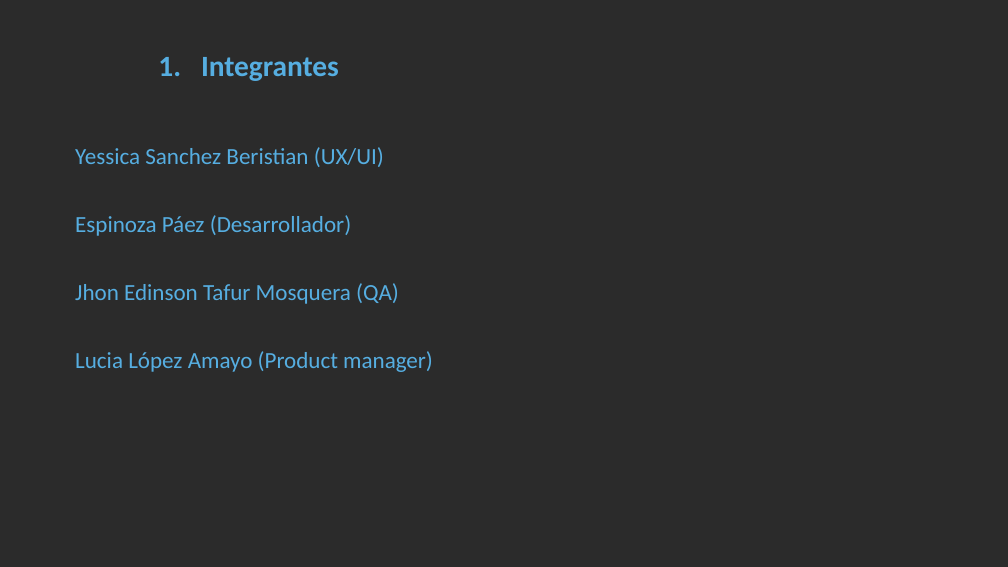
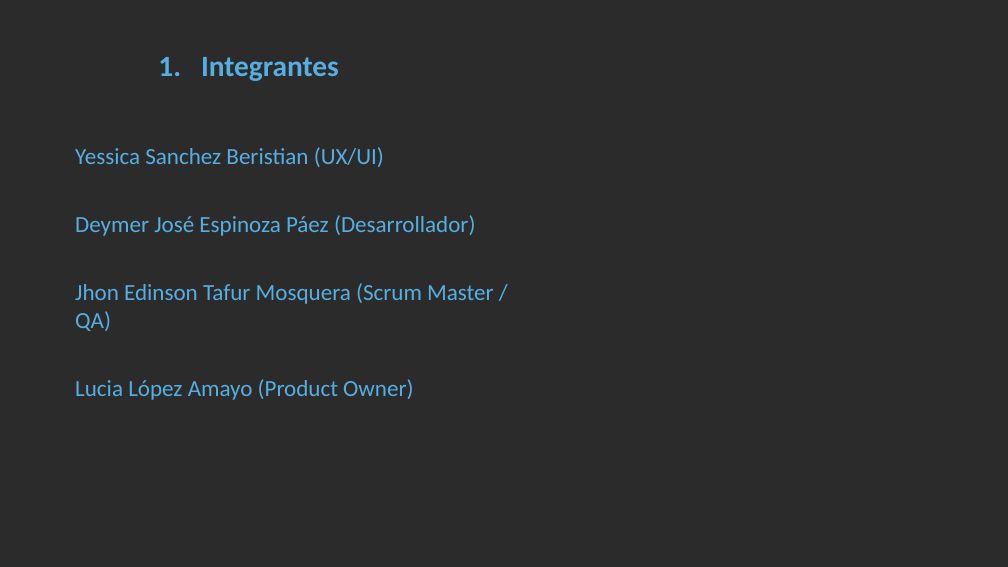
Before and after one commit to Djespinosa/TifStore, a slide deck: slide 3 of src/assets/Documentación/TIF_Store_presentación.pptx. Drawn at 1008x567 pixels with LibreOffice and Linux fonts; fonts in the diff are those of the drawing; background and template pictures are left out; a plain dark background stands for a picture behind light text. Boxes give left, top, right and bottom in pixels: in the first picture for what was removed or moved away, otherwise in the second. Text is boxed around its words. In the diff, an @@ line names an element or a change of style, - is before the commit and + after.

```diff
--- a/src/assets/Documentación/TIF_Store_presentación.pptx
+++ b/src/assets/Documentación/TIF_Store_presentación.pptx
@@ text at (75,215,493,400): text changed @@
-  Espinoza Páez (Desarrollador)
-  Jhon Edinson Tafur Mosquera (QA)
-  Lucia López Amayo (Product manager)
+  Deymer José Espinoza Páez (Desarrollador)
+  Jhon Edinson Tafur Mosquera (Scrum Master / QA)
+  Lucia López Amayo (Product Owner)
```
Also in this commit, not shown: 5 other slides changed, 3 slides added, 5 slides removed, 26 other files.
